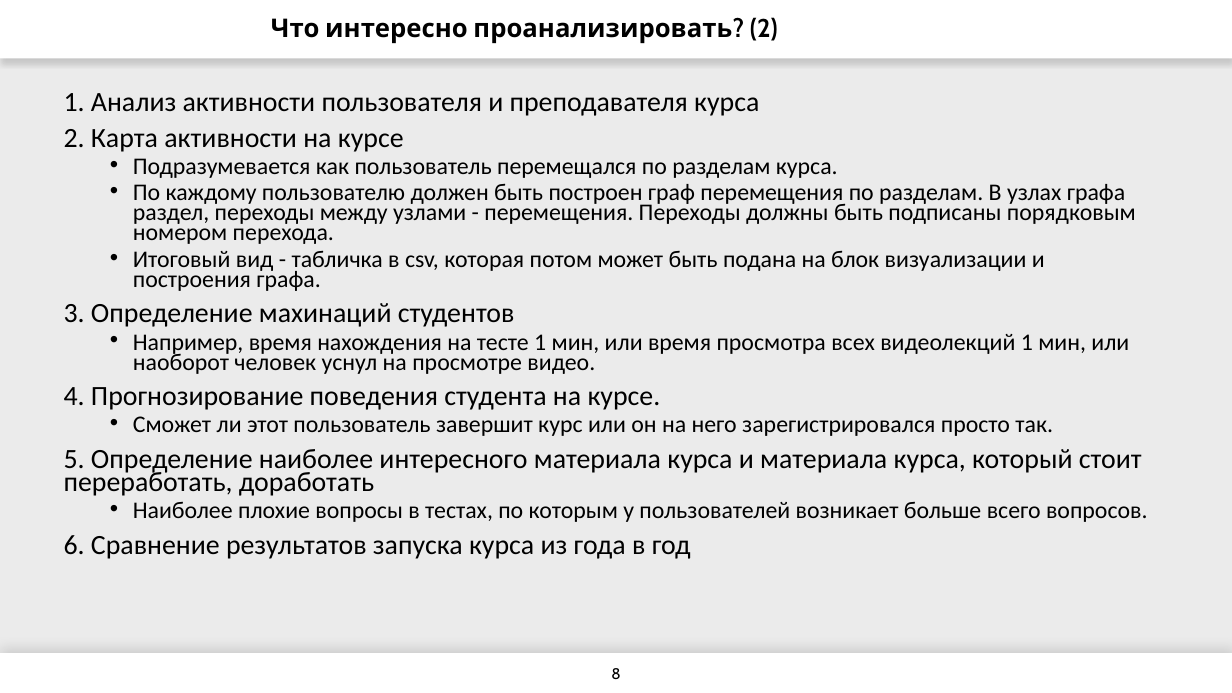
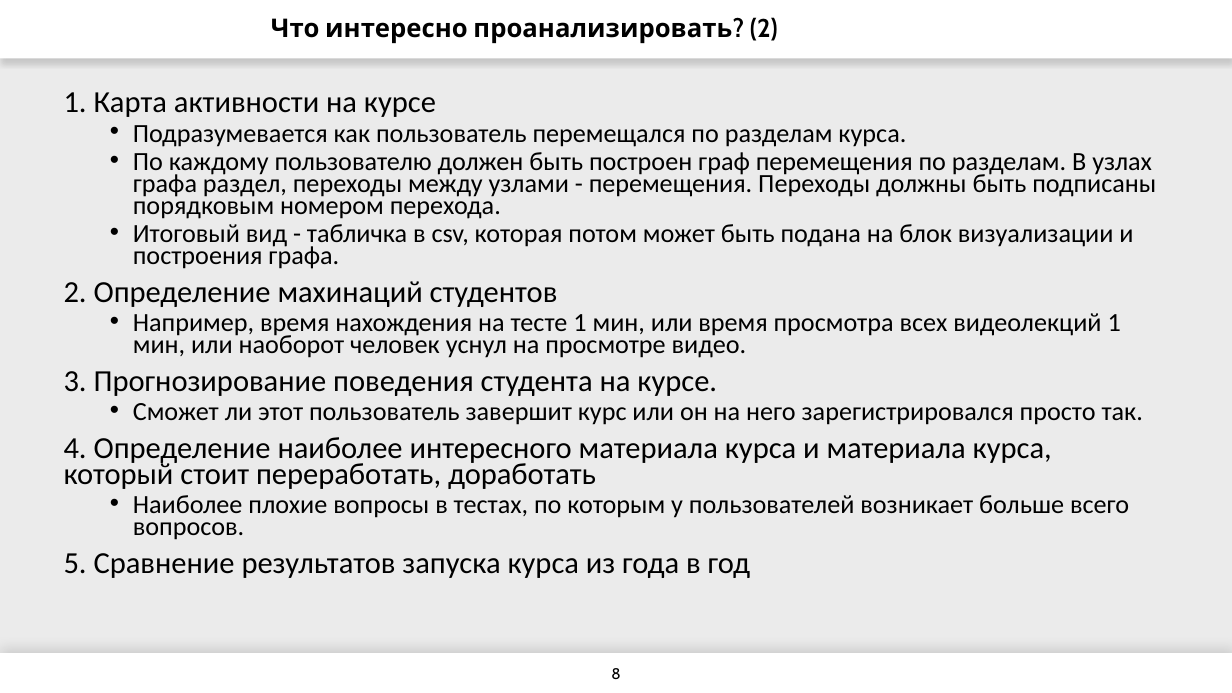
Before and after one commit to mandarinSh/OpenPolyEdu, a slide deck: slide 8 of docs/2019_OpenEdu_Logs_Analytics_v1.pptx. Drawn at 1232x693 pixels with LibreOffice and Linux fonts; fonts in the diff are those of the drawing; background and template pictures are left out. Boxes give left, top, right and bottom in pixels: in the first picture for what was removed or moved away, otherwise in the second. Text is boxed around its words. In the diff, an @@ line names an element or a change of style, - is before the commit and + after.

```diff
--- a/docs/2019_OpenEdu_Logs_Analytics_v1.pptx
+++ b/docs/2019_OpenEdu_Logs_Analytics_v1.pptx
@@ text at [64,92,436,117]: text changed; size 21.7 to 23.8 pt @@
-1. Анализ активности пользователя и преподавателя курса
-2. Карта активности на курсе
+1. Карта активности на курсе
@@ text at [133,125,1156,540]: size 18.6 to 20.4 pt in "Подразумевается как пользователь перемещался по разделам кур ...", "По каждому пользователю должен быть построен граф ...", "Итоговый вид - табличка в csv, которая ...", "Например, время нахождения на тесте 1 мин, ..." and 2 more places @@
@@ text at [64,281,558,307]: text changed; size 21.7 to 23.8 pt @@
-3. Определение махинаций студентов
+2. Определение махинаций студентов
@@ text at [64,371,717,396]: text changed; size 21.7 to 23.8 pt @@
-4. Прогнозирование поведения студента на курсе.
+3. Прогнозирование поведения студента на курсе.
@@ text at [64,437,1052,489]: text changed; size 21.7 to 23.8 pt @@
-5. Определение наиболее интересного материала курса и материала курса, который стоит переработать, доработать
+4. Определение наиболее интересного материала курса и материала курса, который стоит переработать, доработать
@@ text at [64,553,750,578]: text changed; size 21.7 to 23.8 pt @@
-6. Сравнение результатов запуска курса из года в год
+5. Сравнение результатов запуска курса из года в год
```
Also in this commit, not shown: 1 other slide changed, 2 other files.
